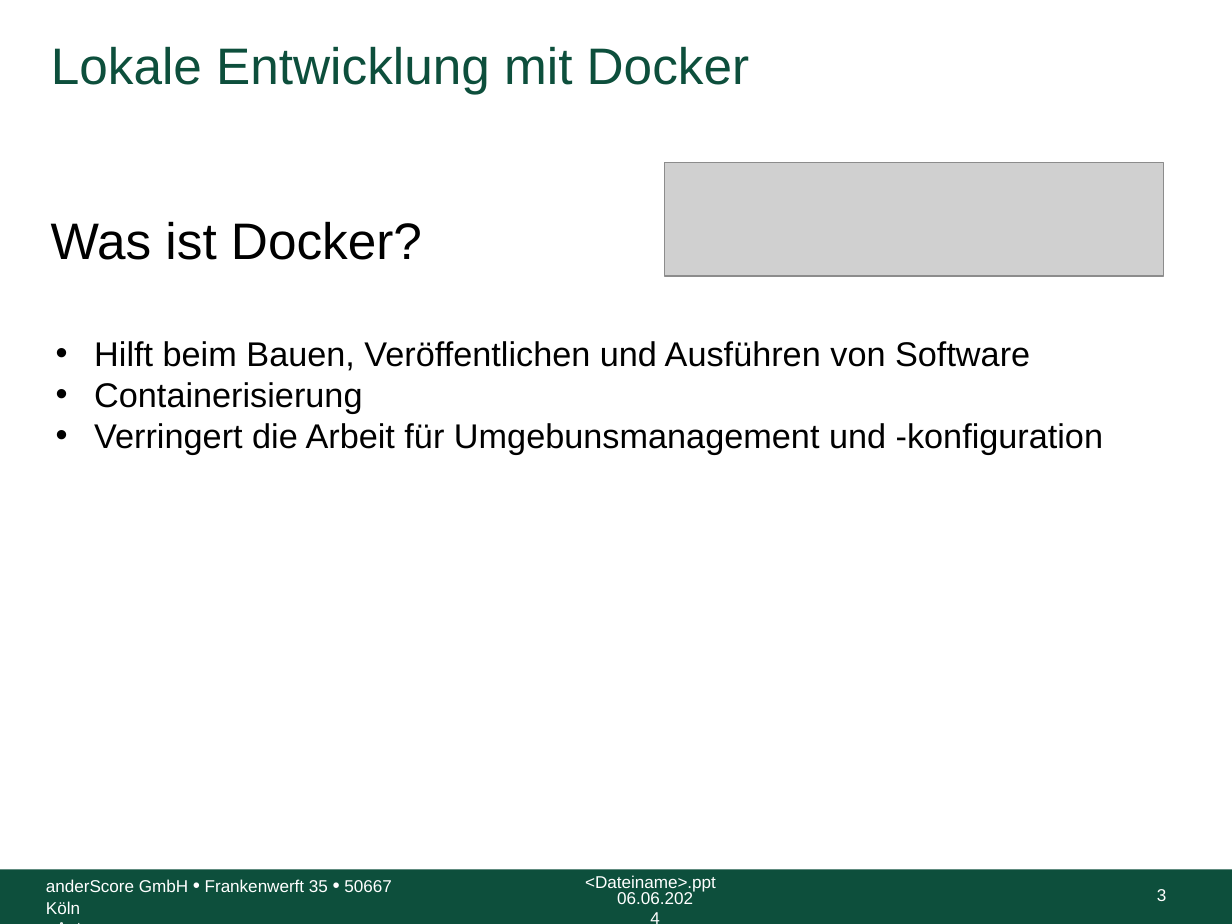
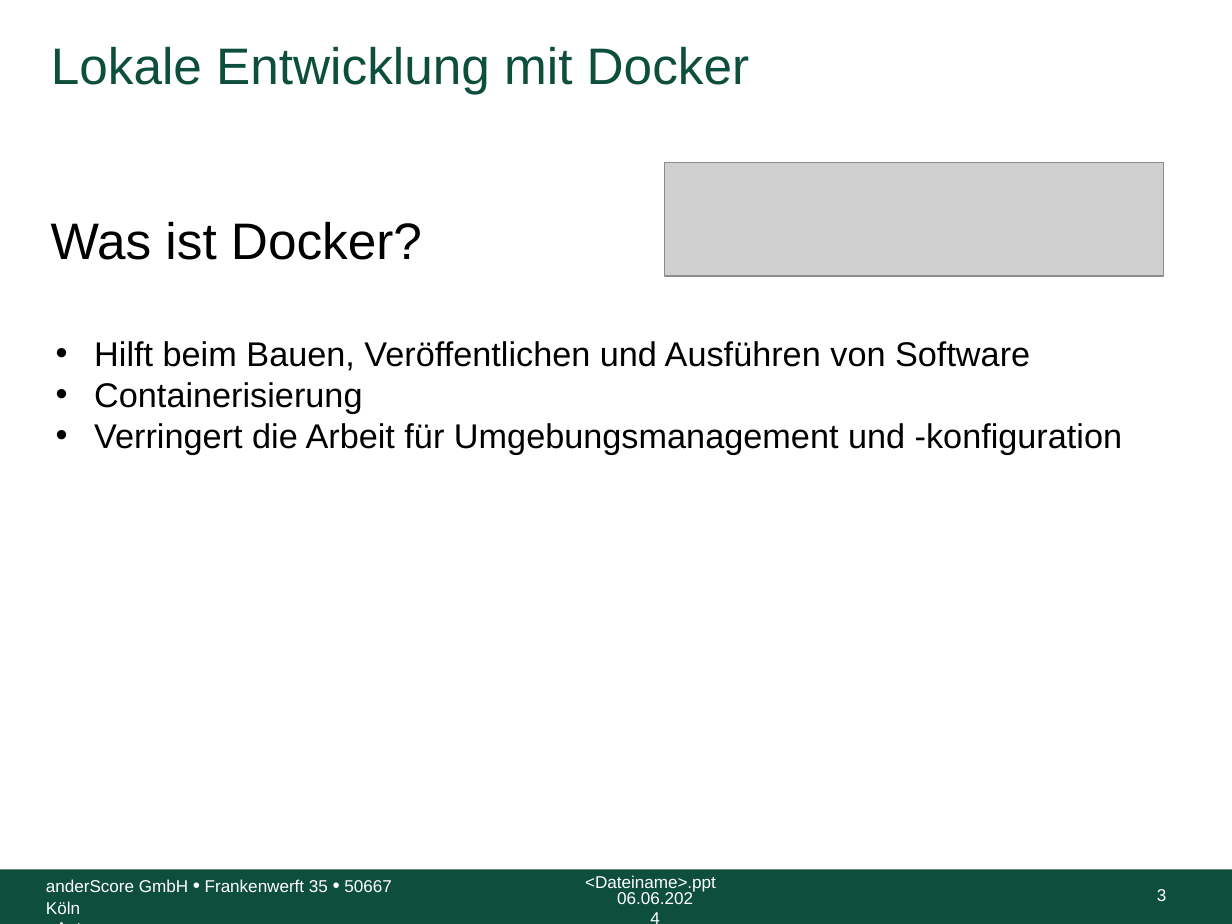
Before and after one commit to anderscore-gmbh/gitlab, a slide deck: slide 3 of slides/Tag-3_1-Docker.pptx. Drawn at 1232x924 pixels with LibreOffice and Linux fonts; fonts in the diff are those of the drawing; grey boxes stand for pictures; background and template pictures are left out. Boxes give left, top, right and bottom in pixels: in the first picture for what was removed or moved away, otherwise in the second. Text is boxed around its words. In the diff, an @@ line names an element or a change of style, - is before the commit and + after.

```diff
--- a/slides/Tag-3_1-Docker.pptx
+++ b/slides/Tag-3_1-Docker.pptx
@@ text at [94,423,1122,455]: text changed @@
-• Verringert die Arbeit für Umgebunsmanagement und -konfiguration
+• Verringert die Arbeit für Umgebungsmanagement und -konfiguration
```
Also in this commit, not shown: 1 other slide changed, 1 other file.
